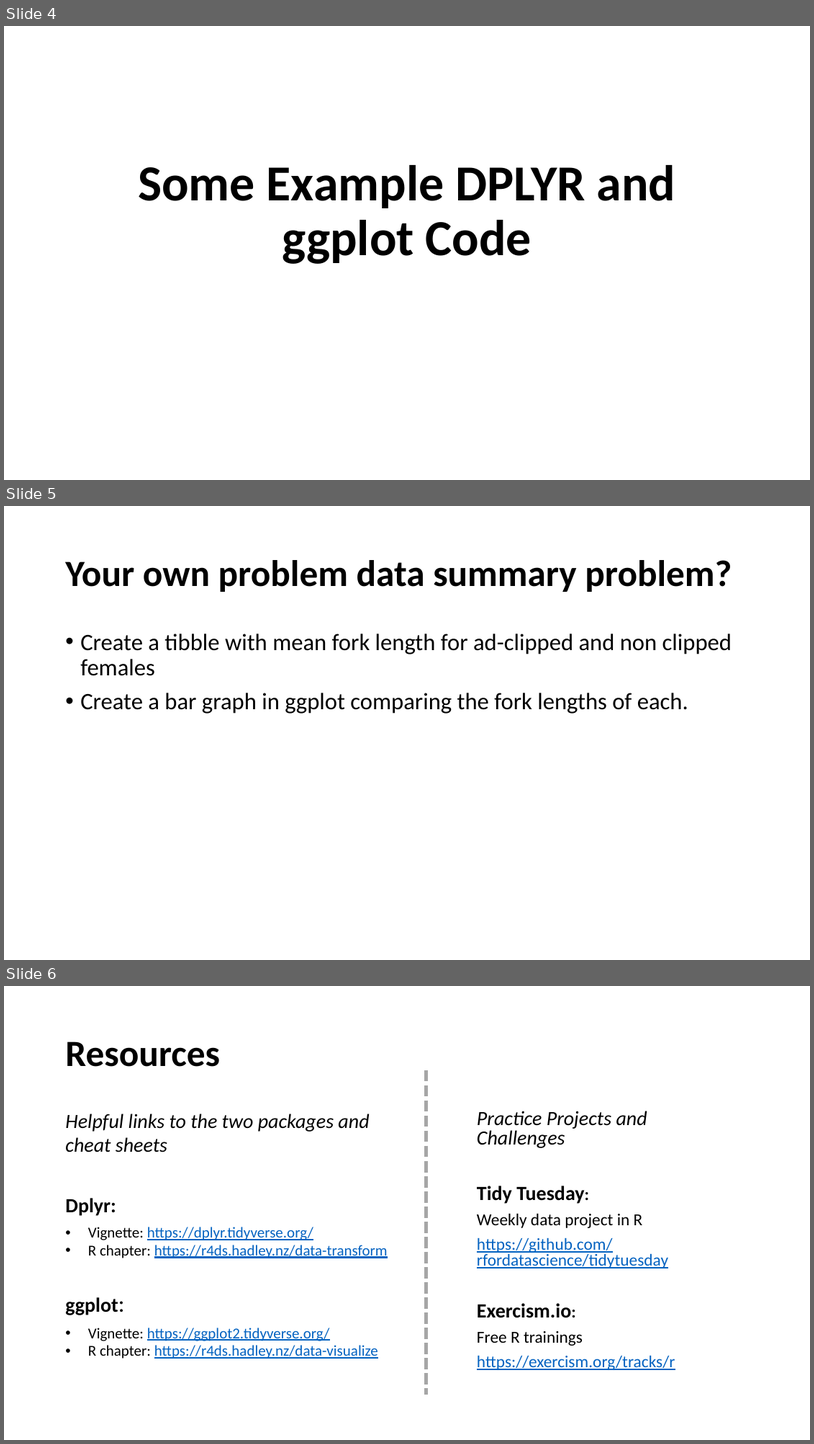
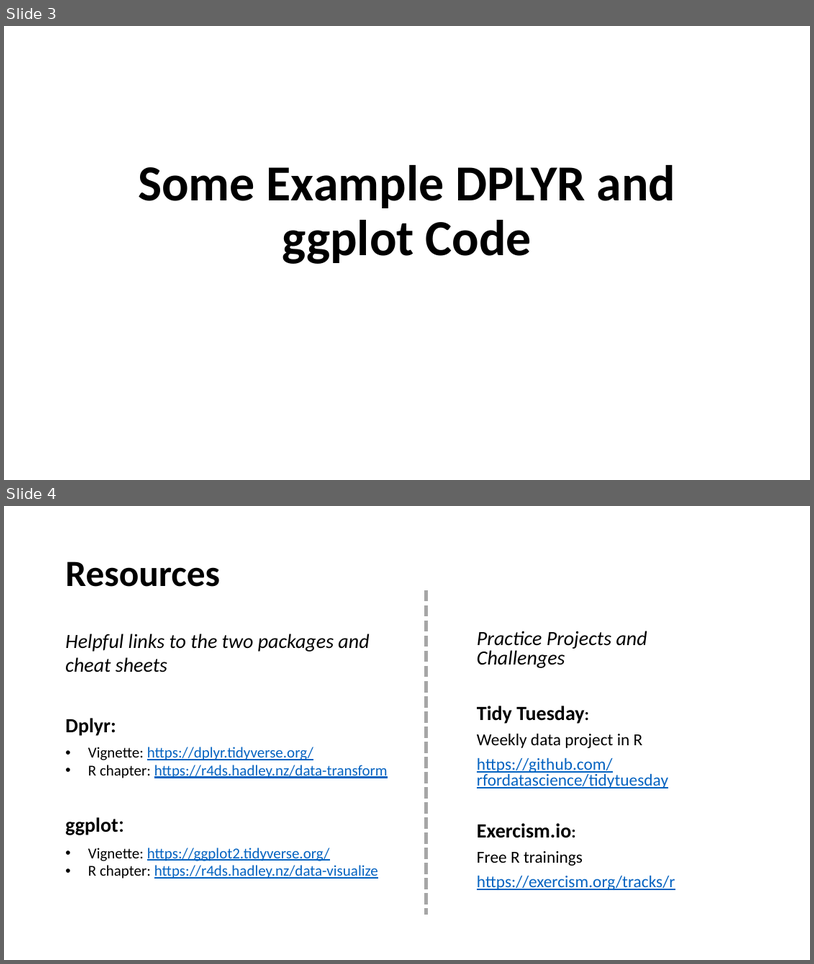
Before and after one commit to BDO-Science/rteam, a slide deck: tidyverse/tidyverse.pptx. Shown one above the other, each under a label of ours: slides 4, 5 and 6 before the commit, slides 3 and 4 after it. The pictures are 814x1444 and 814x964 pixels, drawn with LibreOffice and Linux fonts; fonts in the diff are those of the drawing. Boxes give left, top, right and bottom in pixels: in the first picture for what was removed or moved away, otherwise in the second. Text is boxed around its words. In the diff, an @@ line names an element or a change of style, - is before the commit and + after.

```diff
--- a/tidyverse/tidyverse.pptx
+++ b/tidyverse/tidyverse.pptx
@@ slide 5 removed at box(4, 506, 810, 960), background #FFFFFF @@
@@ title removed at box(65, 560, 732, 592) @@
-Your own problem data summary problem?
@@ text removed at box(80, 633, 732, 713) @@
-• Create a tibble with mean fork length for ad-clipped and non clipped females
-• Create a bar graph in ggplot comparing the fork lengths of each.
@@ what was slide 4 is now slide 3 @@
@@ what was slide 6 is now slide 4 @@
```
Also in this commit, not shown: 1 other slide removed, 1 other file.
